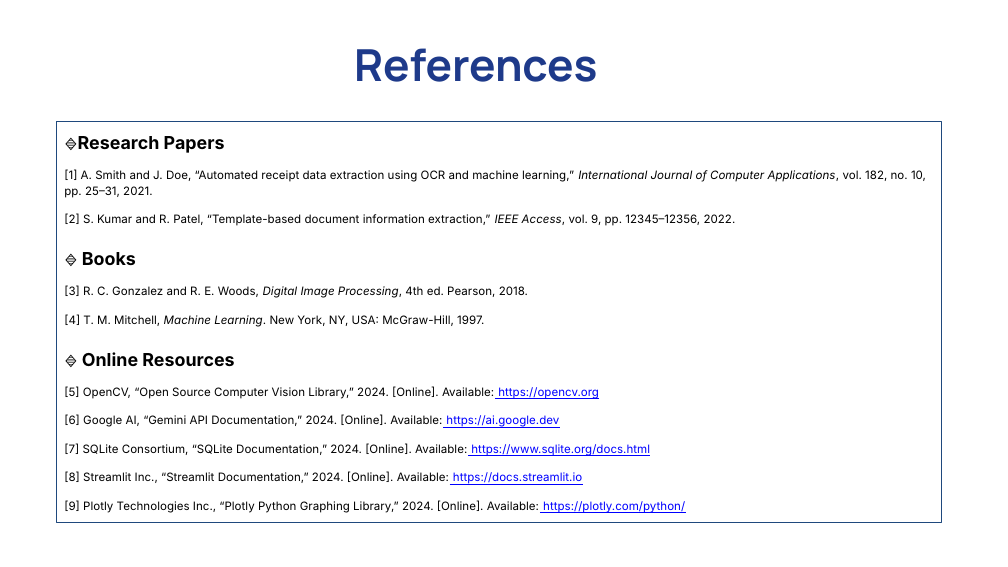
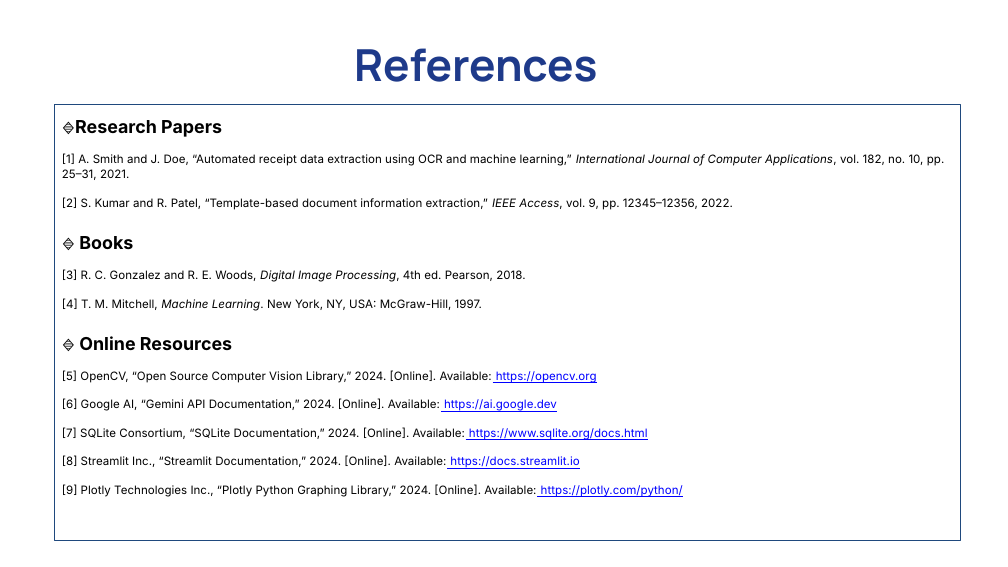
Before and after one commit to abhay1maurya/Team-A-Receipt-and--Invoice-Digitizer, a slide deck: slide 17 of AI-Powered Receipt and Invoice Digitizer.pptx. Drawn at 1008x567 pixels with LibreOffice and Linux fonts; fonts in the diff are those of the drawing. Boxes give left, top, right and bottom in pixels: in the first picture for what was removed or moved away, otherwise in the second. Text is boxed around its words. In the diff, an @@ line names an element or a change of style, - is before the commit and + after.

```diff
--- a/AI-Powered Receipt and Invoice Digitizer.pptx
+++ b/AI-Powered Receipt and Invoice Digitizer.pptx
@@ rectangle "🔹Research Papers": place and size @@
-rectangle "🔹Research Papers" at box(57, 121, 941, 523)
+rectangle "🔹Research Papers" at box(54, 105, 960, 541)
```
